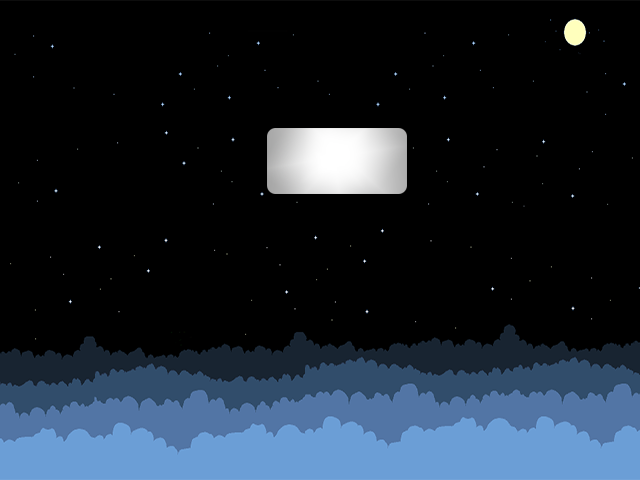
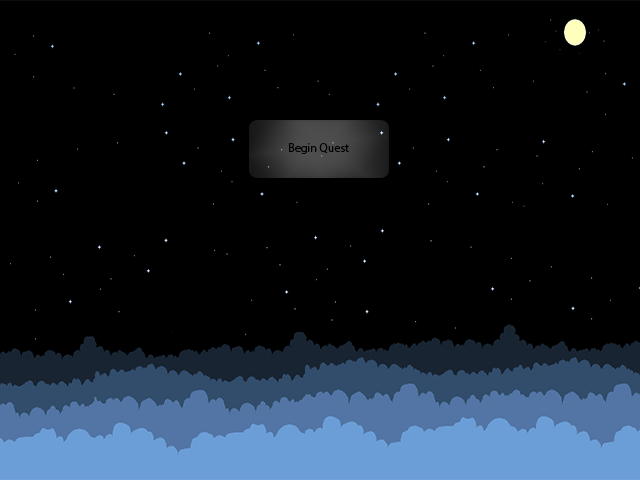
Revision of a layered w=640, h=480 image; what changed, layer by layer:
added layer "Begin Quest" above "Layer 1" over [289, 143, 349, 154]
"Rounded Rectangle 1": opacity 100% → 30%, blend normal → linear light, painted on it over [249, 120, 407, 194]
